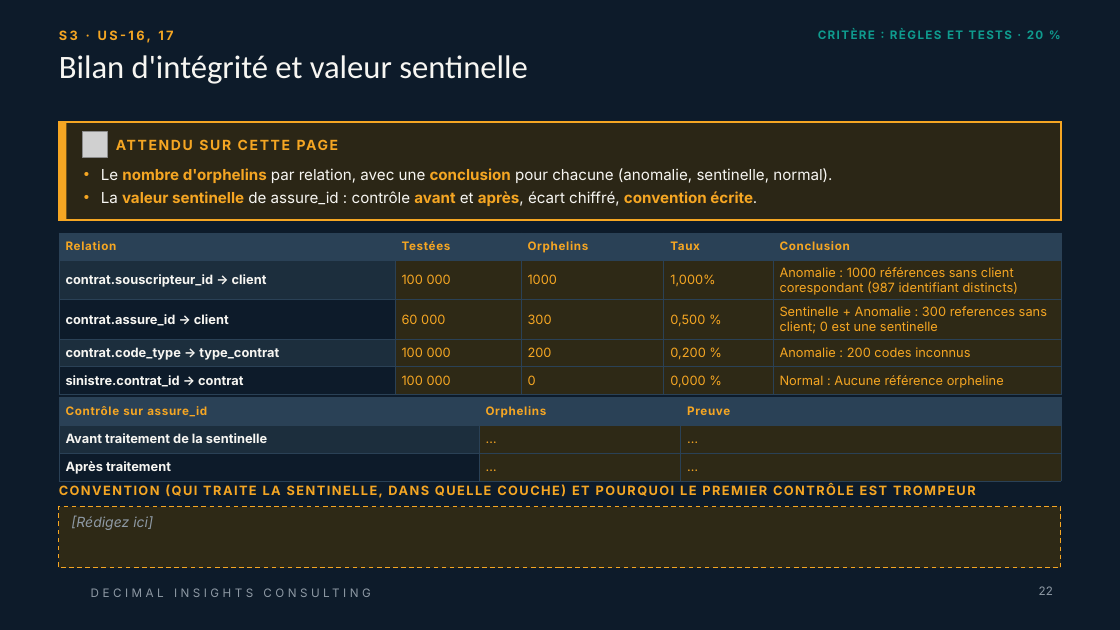
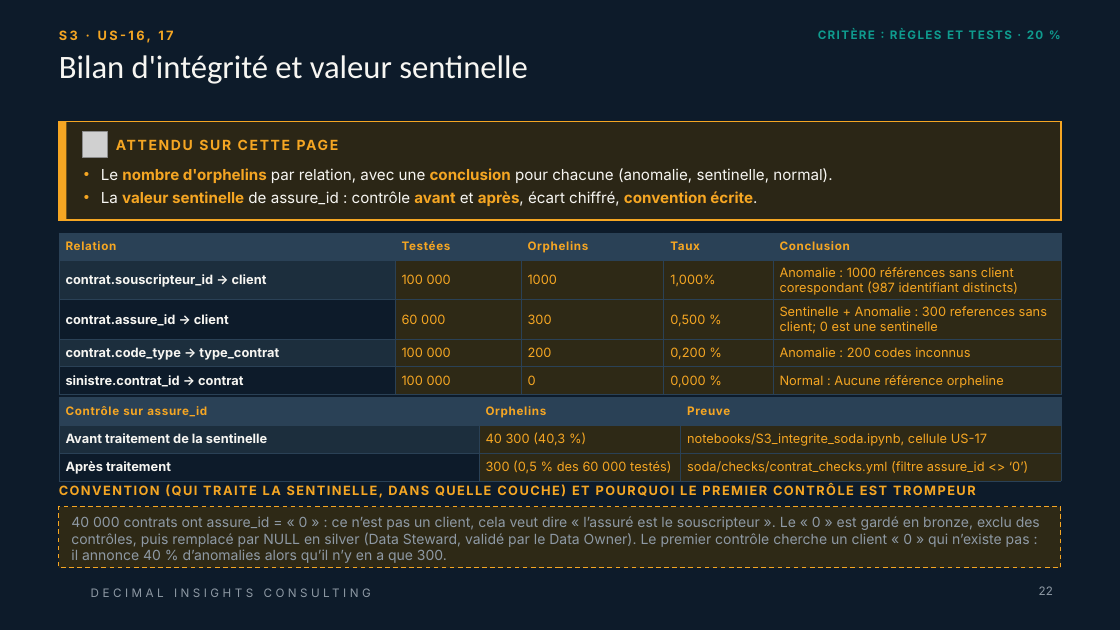
Before and after one commit to linam02/td-qualite-g04, a slide deck: slide 22 of livrables/Livrable_Groupe_TD_AssurConnect [Enregistrement automatique].pptx. Drawn at 1120x630 pixels with LibreOffice and Linux fonts; fonts in the diff are those of the drawing; grey boxes stand for pictures; background and template pictures are left out. Boxes give left, top, right and bottom in pixels: in the first picture for what was removed or moved away, otherwise in the second. Text is boxed around its words. In the diff, an @@ line names an element or a change of style, - is before the commit and + after.

```diff
--- a/livrables/Livrable_Groupe_TD_AssurConnect [Enregistrement automatique].pptx
+++ b/livrables/Livrable_Groupe_TD_AssurConnect [Enregistrement automatique].pptx
@@ table at [59, 397, 1061, 481] @@
-row 2, column 2: …
+row 2, column 2: 40 300 (40,3 %)
-row 2, column 3: …
+row 2, column 3: notebooks/S3_integrite_soda.ipynb, cellule US-17
-row 3, column 2: …
+row 3, column 2: 300 (0,5 % des 60 000 testés)
-row 3, column 3: …
+row 3, column 3: soda/checks/contrat_checks.yml (filtre assure_id <> ‘0’)
@@ borders changed @@
@@ text in rectangle at [71, 516, 1040, 563]: text changed; italic off @@
-[Rédigez ici]
+40 000 contrats ont assure_id = « 0 » : ce n’est pas un client, cela veut dire « l’assuré est le souscripteur ». Le « 0 » est gardé en bronze, exclu des contrôles, puis remplacé par NULL en silver (Data Steward, validé par le Data Owner). Le premier contrôle cherche un client « 0 » qui n’existe pas : il annonce 40 % d’anomalies alors qu’il n’y en a que 300.
```
Also in this commit, not shown: 38 other slides changed.
